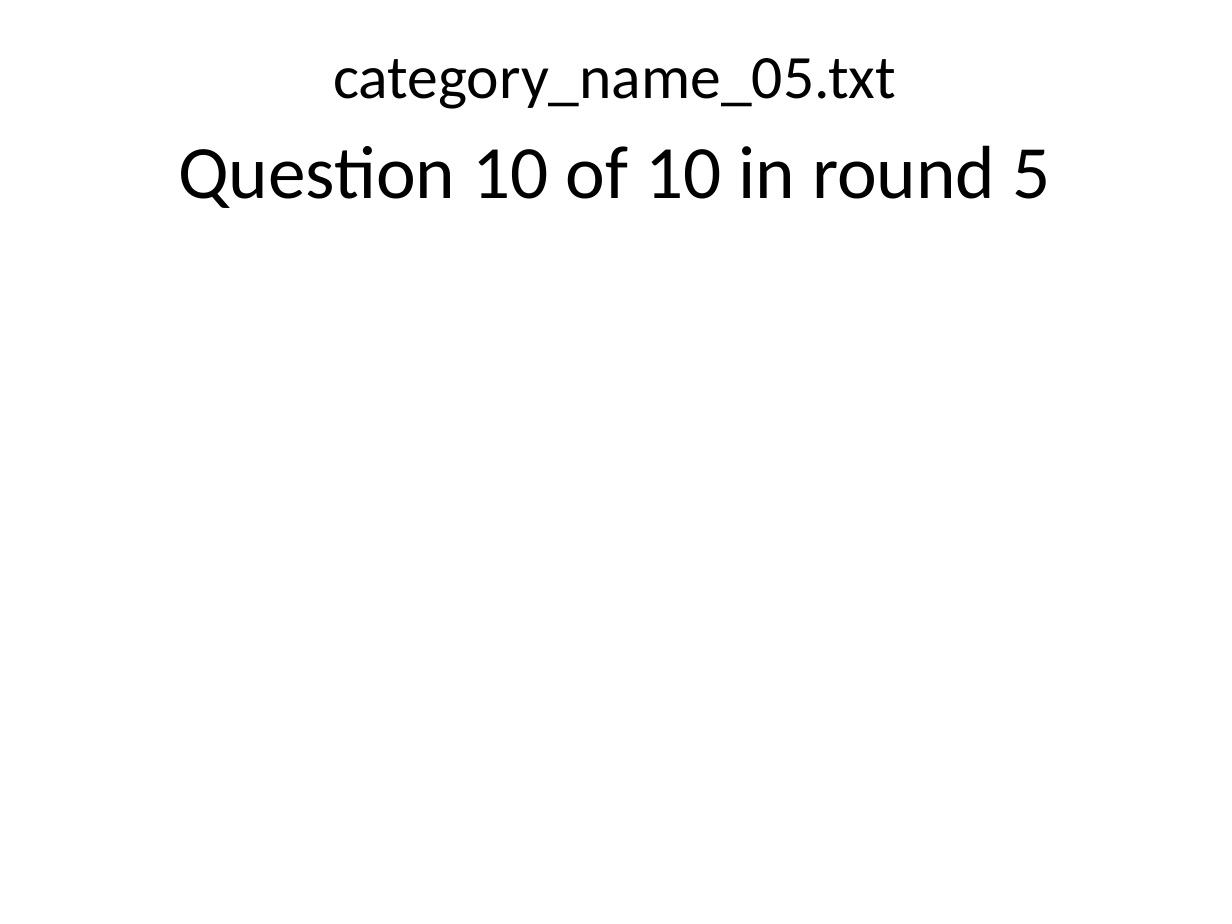
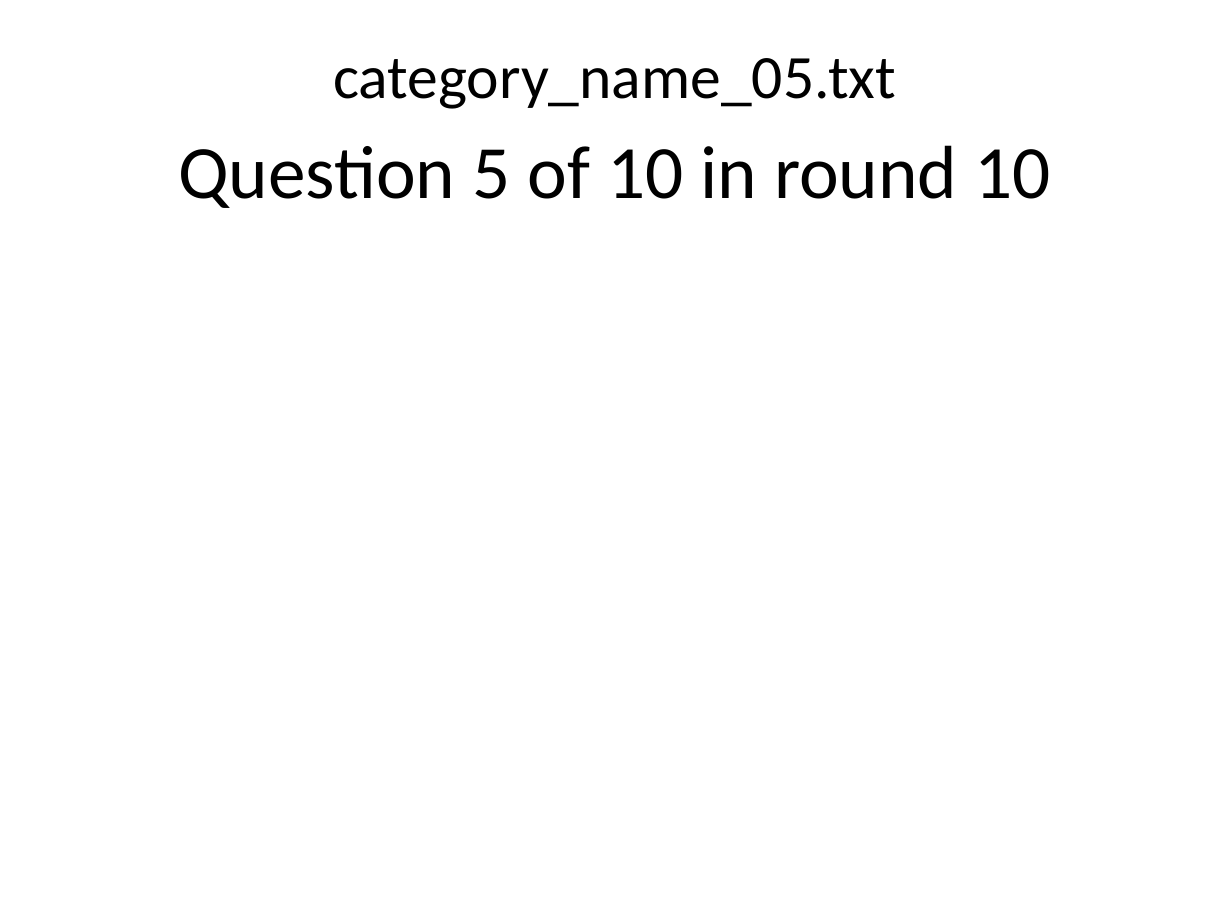
Before and after one commit to Maryville-SP2018-ISYS-320-1M/trivia-night-creator-bwilliams8, a slide deck: slide 114 of TriviaNight.pptx (slide 59 before the commit). Drawn at 1232x924 pixels with LibreOffice and Linux fonts; fonts in the diff are those of the drawing. Boxes give left, top, right and bottom in pixels: in the first picture for what was removed or moved away, otherwise in the second. Text is boxed around its words. In the diff, an @@ line names an element or a change of style, - is before the commit and + after.

Commit message:
Completed Assignment 2
Choice between Category Set & Round Number.

```diff
--- a/TriviaNight.pptx
+++ b/TriviaNight.pptx
@@ text at [178, 145, 1050, 208]: text changed @@
-Question 10 of 10 in round 5
+Question 5 of 10 in round 10
```
Also in this commit, not shown: 89 other slides changed, 2 other files.
